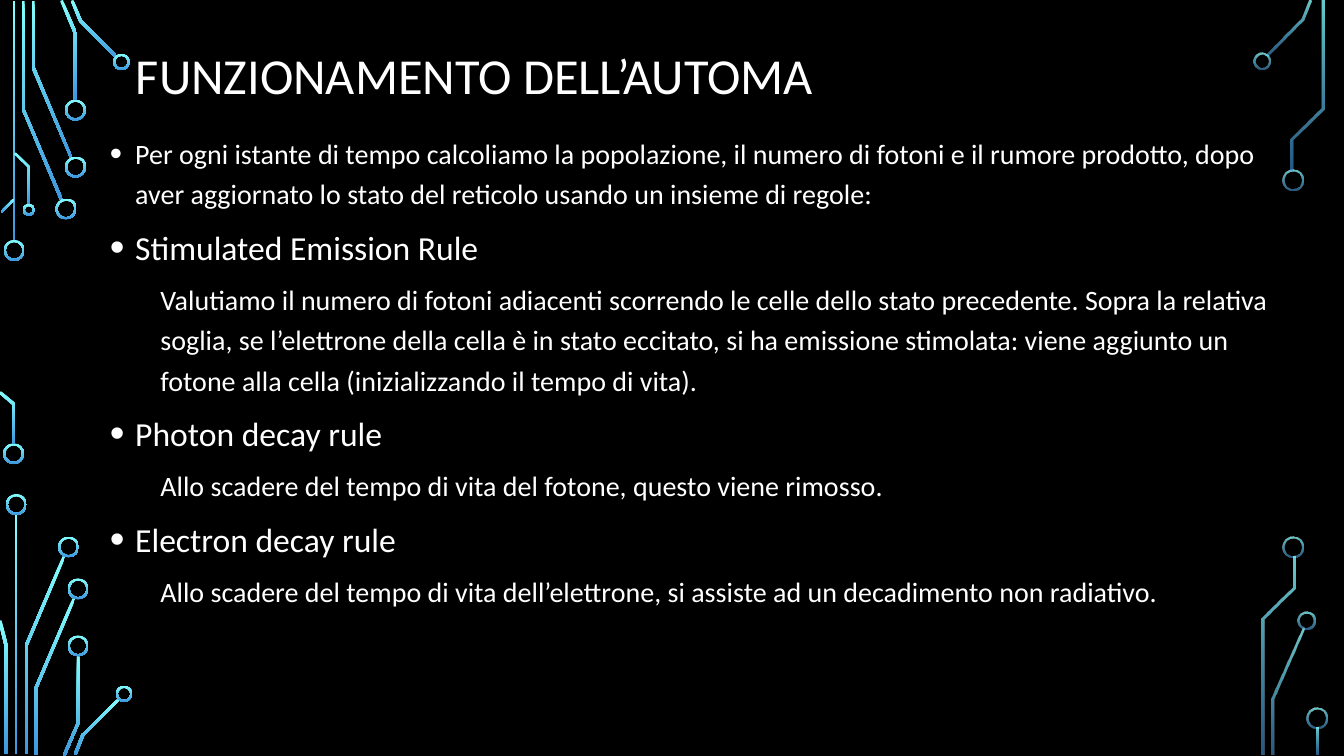
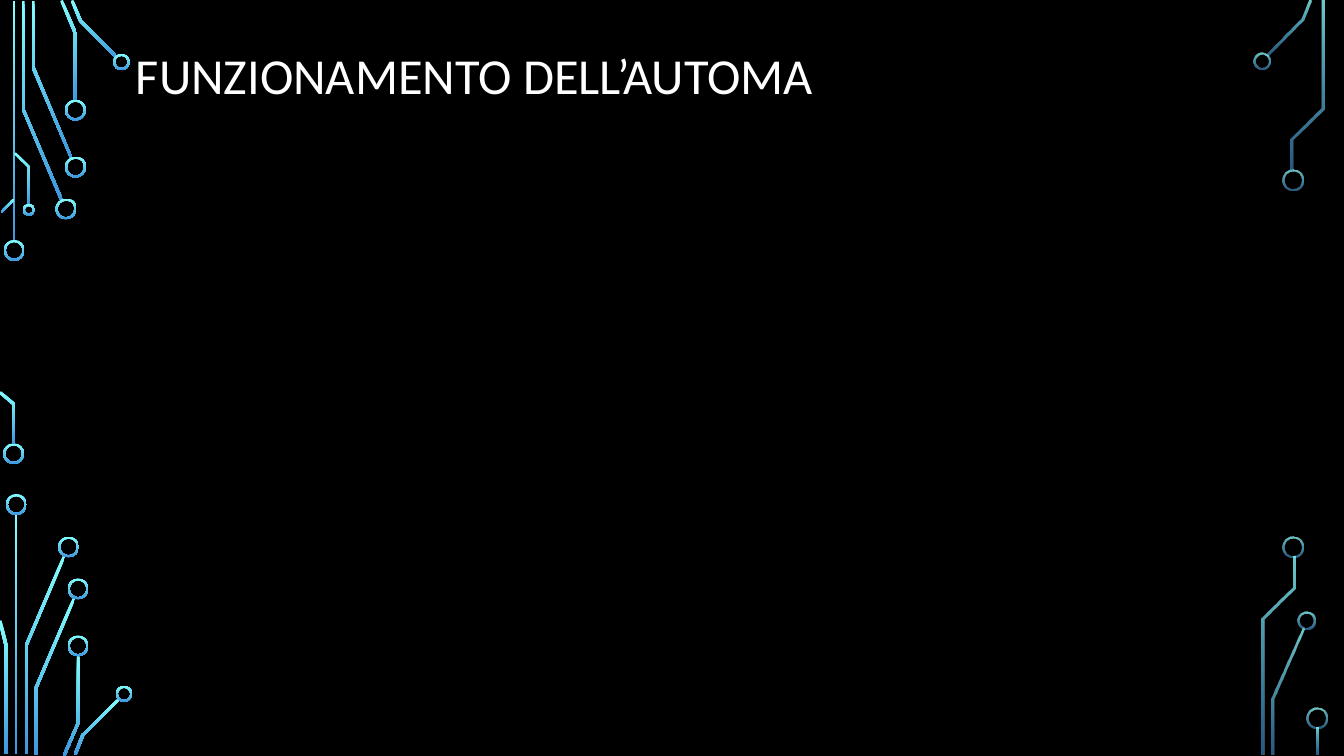
Before and after one commit to Frank01001/LASER-Dynamics-Simulation, a slide deck: slide 5 of Presentation/Presentazione Dispositivi.pptx. Drawn at 1344x756 pixels with LibreOffice and Linux fonts; fonts in the diff are those of the drawing; grey boxes stand for pictures; background and template pictures are left out. Boxes give left, top, right and bottom in pixels: in the first picture for what was removed or moved away, otherwise in the second. Text is boxed around its words. In the diff, an @@ line names an element or a change of style, - is before the commit and + after.

```diff
--- a/Presentation/Presentazione Dispositivi.pptx
+++ b/Presentation/Presentazione Dispositivi.pptx
@@ text removed at box(135, 144, 1267, 607) @@
-• Per ogni istante di tempo calcoliamo la popolazione, il numero di fotoni e il rumore prodotto, dopo aver aggiornato lo stato del reticolo usando un insieme di regole:
-• Stimulated Emission Rule
-  Valutiamo il numero di fotoni adiacenti scorrendo le celle dello stato precedente. Sopra la relativa soglia, se l’elettrone della cella è in stato eccitato, si ha emissione stimolata: viene aggiunto un fotone alla cella (inizializzando il tempo di vita).
-• Photon decay rule
-  Allo scadere del tempo di vita del fotone, questo viene rimosso.
-• Electron decay rule
-  Allo scadere del tempo di vita dell’elettrone, si assiste ad un decadimento non radiativo.
```
Also in this commit, not shown: 10 other slides changed, 1 slide removed, 6 other files.
